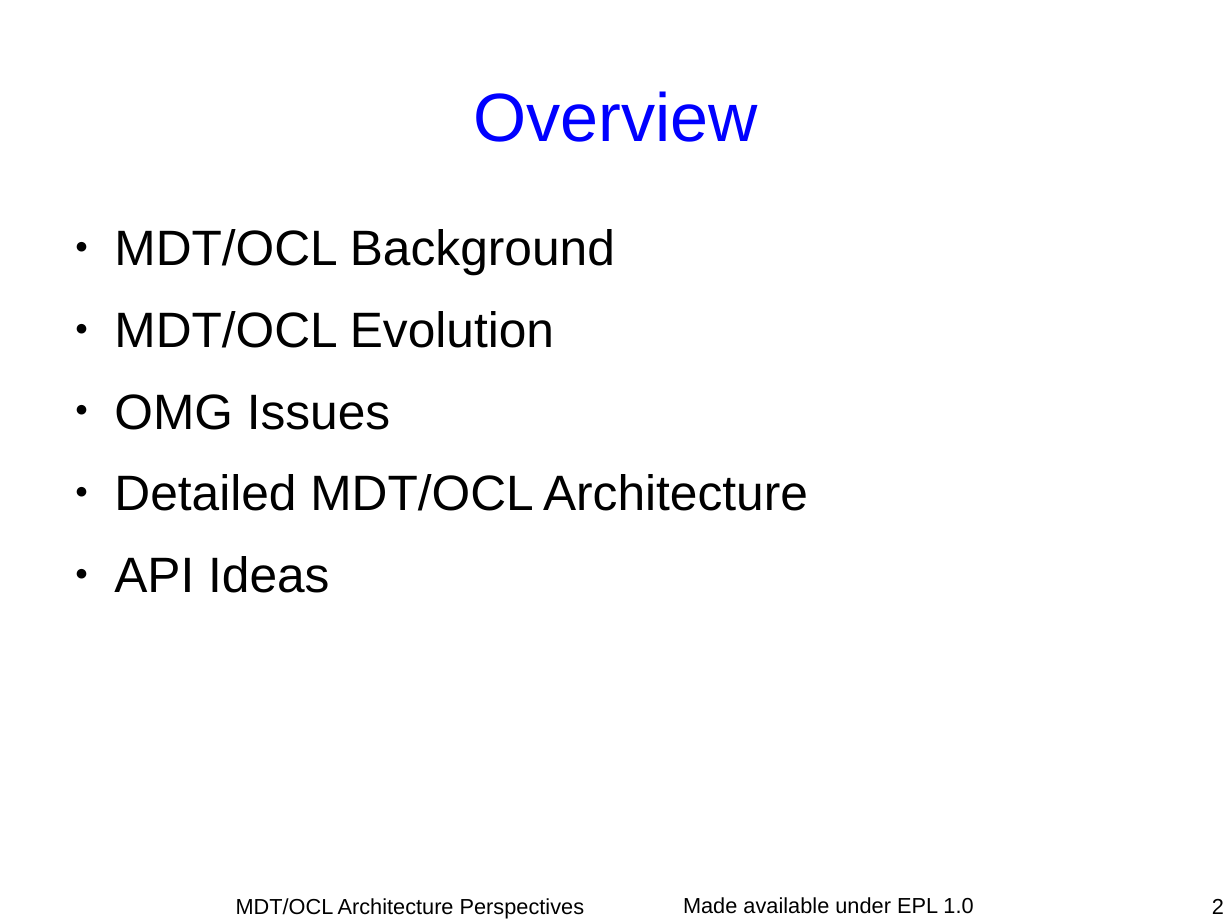
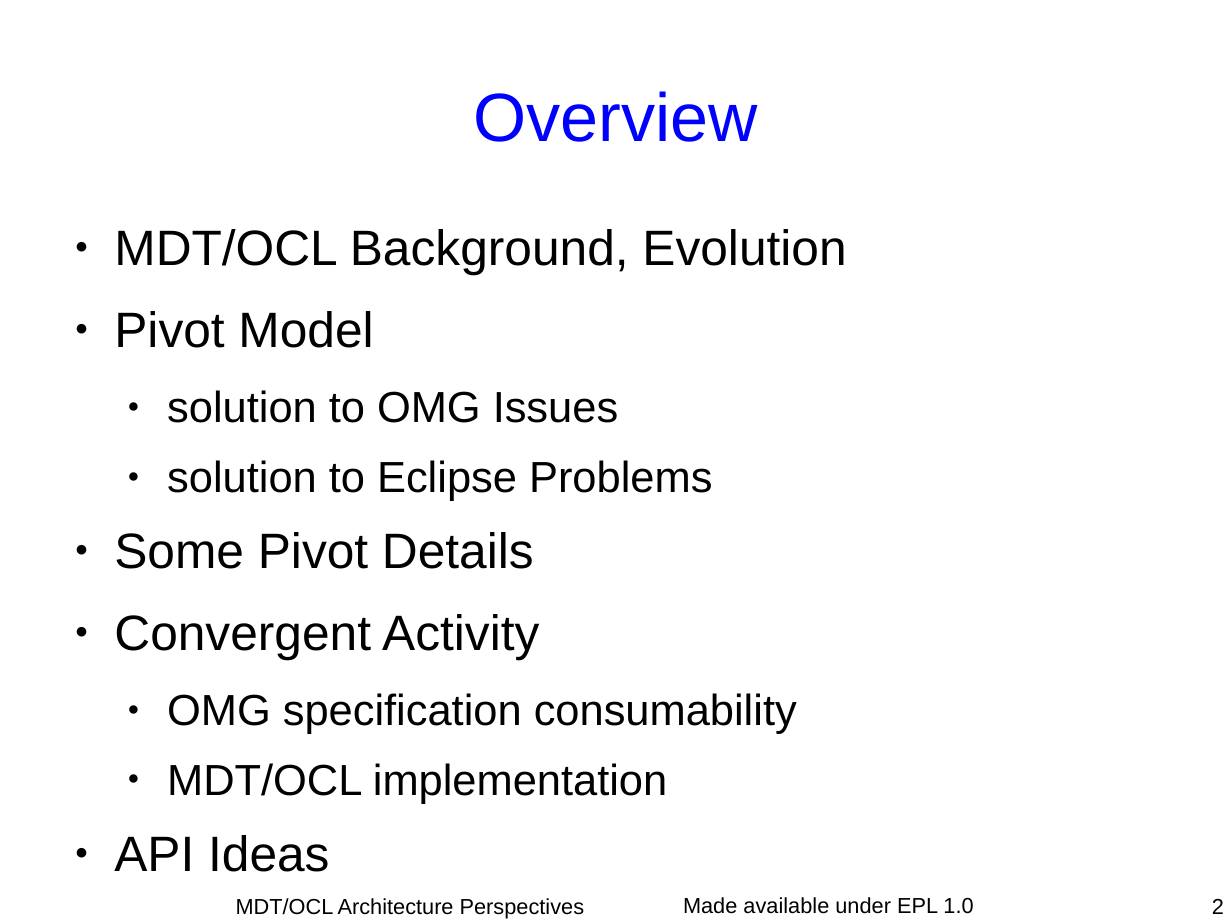
Before and after one commit to eclipse-ocl/ocl-website, a slide deck: slide 2 of ocl/docs/publications/Dresden2010Visit/DresdenVisit.odp. Drawn at 1232x924 pixels with LibreOffice and Linux fonts; fonts in the diff are those of the drawing. Boxes give left, top, right and bottom in pixels: in the first picture for what was removed or moved away, otherwise in the second. Text is boxed around its words. In the diff, an @@ line names an element or a change of style, - is before the commit and + after.

```diff
--- a/ocl/docs/publications/Dresden2010Visit/DresdenVisit.odp
+++ b/ocl/docs/publications/Dresden2010Visit/DresdenVisit.odp
@@ text at bbox=[114, 229, 846, 804]: text changed; size 32 to 28 pt @@
-● MDT/OCL Background
-● MDT/OCL Evolution
-● OMG Issues
-● Detailed MDT/OCL Architecture
+● MDT/OCL Background, Evolution
+● Pivot Model
+  ● solution to OMG Issues
+  ● solution to Eclipse Problems
+● Some Pivot Details
+● Convergent Activity
+  ● OMG specification consumability
+  ● MDT/OCL implementation
```
Also in this commit, not shown: 20 other slides changed, 11 slides added.
